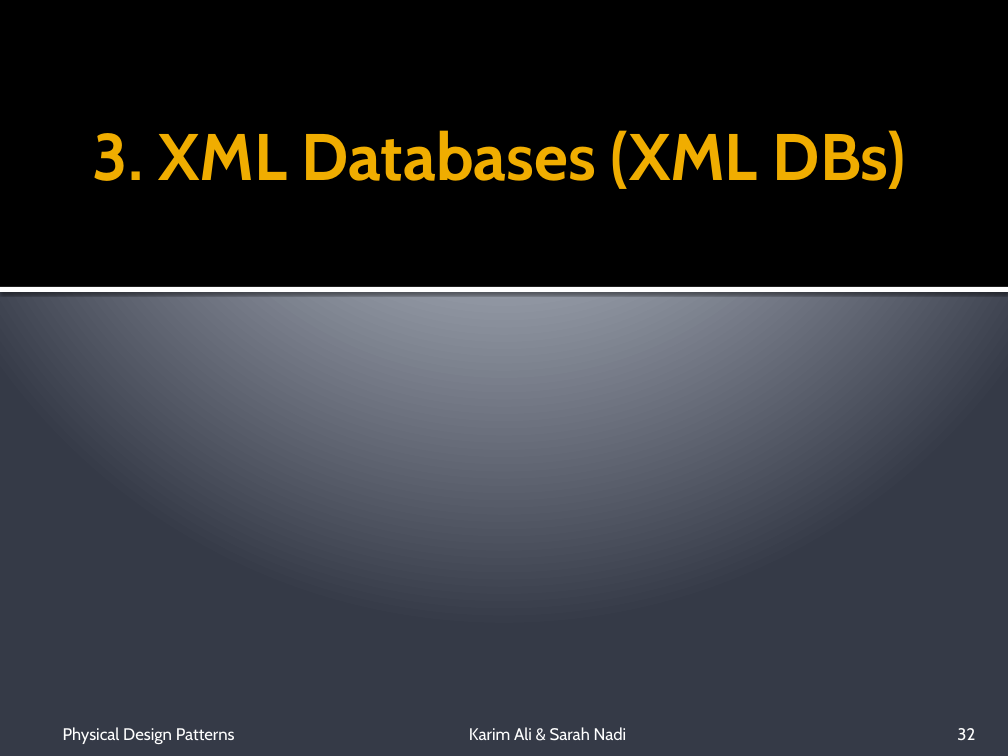
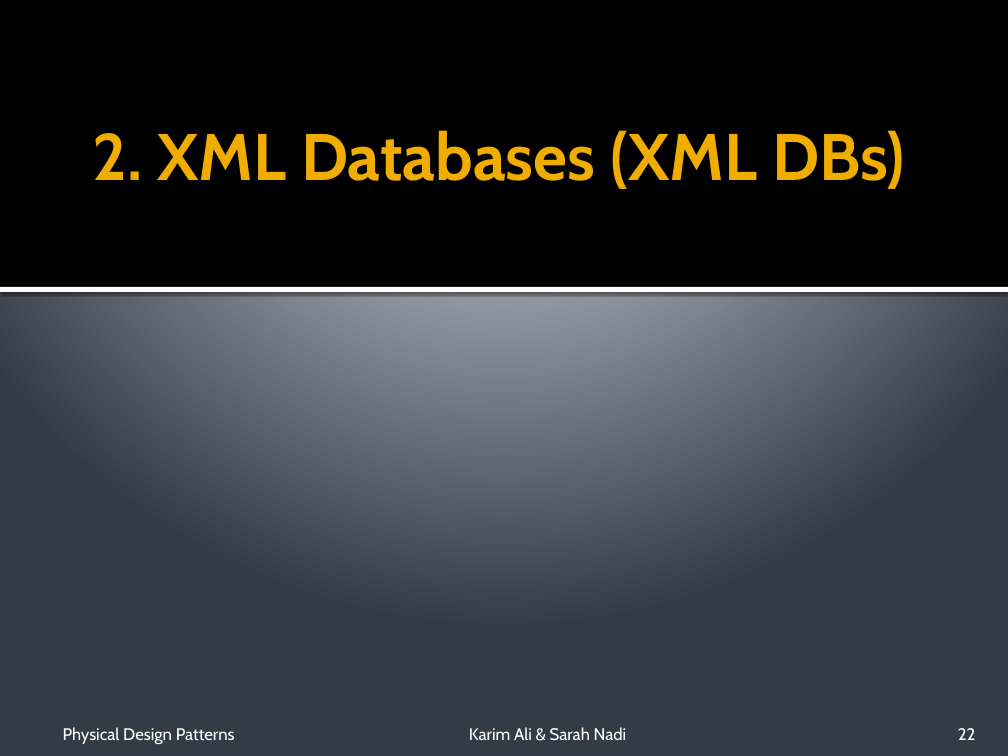
Before and after one commit to snadi/cs848-db, a slide deck: slide 22 of cs848-db/PhysDesignPres.pptx (slide 32 before the commit). Drawn at 1008x756 pixels with LibreOffice and Linux fonts; fonts in the diff are those of the drawing. Boxes give left, top, right and bottom in pixels: in the first picture for what was removed or moved away, otherwise in the second. Text is boxed around its words. In the diff, an @@ line names an element or a change of style, - is before the commit and + after.

```diff
--- a/cs848-db/PhysDesignPres.pptx
+++ b/cs848-db/PhysDesignPres.pptx
@@ title at (93,130,905,189): text changed @@
-3. XML Databases (XML DBs)
+2. XML Databases (XML DBs)
@@ page number at (958,728,976,740): text changed @@
-32
+22
```
Also in this commit, not shown: 13 other slides changed.
